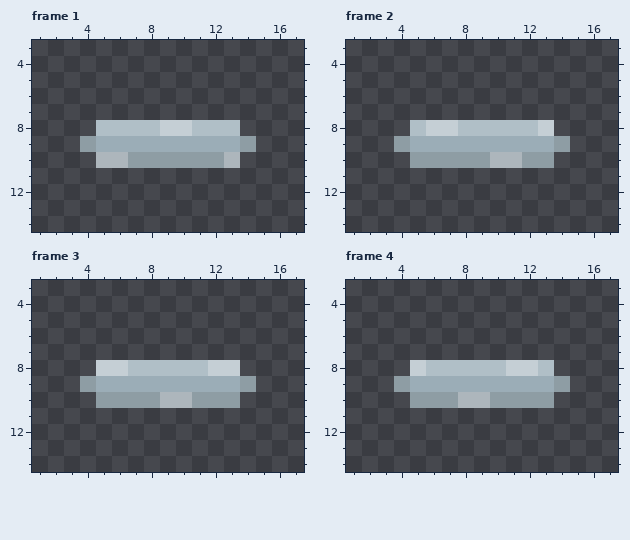
One commit to this pixel-art file: DiscMan/TheDiscItself.aseprite. That is the earlier state.
19x19 pixels, 4 frames. Colours within 5 levels of each other are drawn and written as one. Shown: frame 1: x 1..17, y 3..14; frame 2: x 1..17, y 3..14; frame 3: x 1..17, y 3..14; frame 4: x 1..17, y 3..14.
After the commit:
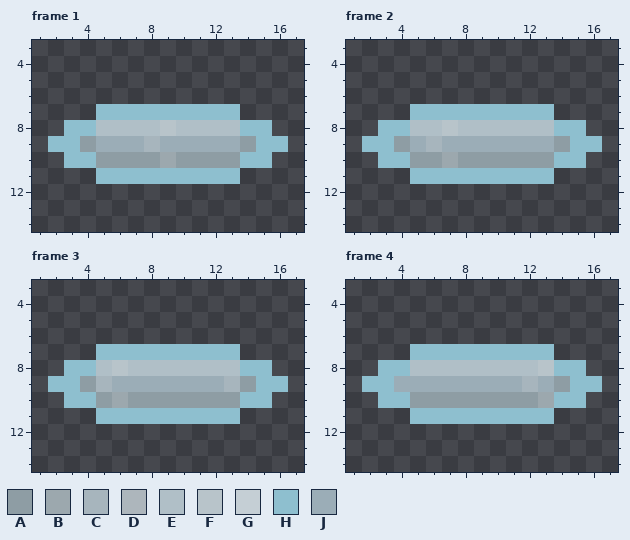
Palette (. is transparent): A #8e9da4  B #9ca8ae  C #a7b5bd  D #adb6bc  E #b0bfc7  F #b8c4ca  G #c5cfd5  H #8ebfcf  J #9badb7
From old to new:
layer "Aura" now shown
layer "Highlights" now hidden
layer "Highlights 2" opacity 18% added
Frame 1:
The author changed colour D to colour A in row 10 at x 5 to 6 and 13.
The author changed colour A to colour B in row 10 at x 9.
The author changed colour J to colour C in row 9 at x 8.
The author changed colour G to colour E in row 8 at x 10.
The author changed colour G to colour F in row 8 at x 9.
Colour H now appears in row 7 at x 5 to 13; in row 8 at x 3 to 4 and 14 to 15; in row 9 at x 2 to 3 and 15 to 16; in row 10 at x 3 to 4 and 14 to 15; in row 11 at x 5 to 13.
Frame 2:
The author changed colour D to colour A in row 10 at x 10 to 11.
The author changed colour A to colour B in row 10 at x 7.
The author changed colour J to colour C in row 9 at x 6.
The author changed colour G to colour E in row 8 at x 6 and 13.
The author changed colour G to colour F in row 8 at x 7.
Colour H now appears in row 7 at x 5 to 13; in row 8 at x 3 to 4 and 14 to 15; in row 9 at x 2 to 3 and 15 to 16; in row 10 at x 3 to 4 and 14 to 15; in row 11 at x 5 to 13.
Frame 3:
The author changed colour D to colour A in row 10 at x 9 to 10.
The author changed colour A to colour B in row 10 at x 6.
The author changed colour J to colour C in row 9 at x 5 and 13.
The author changed colour G to colour E in row 8 at x 5 and 12 to 13.
The author changed colour G to colour F in row 8 at x 6.
Colour H now appears in row 7 at x 5 to 13; in row 8 at x 3 to 4 and 14 to 15; in row 9 at x 2 to 3 and 15 to 16; in row 10 at x 3 to 4 and 14 to 15; in row 11 at x 5 to 13.
Frame 4:
The author changed colour D to colour A in row 10 at x 8 to 9.
The author changed colour A to colour B in row 10 at x 13.
The author changed colour J to colour C in row 9 at x 12.
The author changed colour G to colour E in row 8 at x 5 and 11 to 12.
The author changed colour E to colour F in row 8 at x 13.
Colour H now appears in row 7 at x 5 to 13; in row 8 at x 3 to 4 and 14 to 15; in row 9 at x 2 to 3 and 15 to 16; in row 10 at x 3 to 4 and 14 to 15; in row 11 at x 5 to 13.
The author changed colour A to colour J in row 9 at x 4.
Boxes around the changes in both pictures, in picture pixels (x1, y1, x2, y2):
changed: (48, 104, 288, 184)
changed: (362, 104, 602, 184)
changed: (48, 344, 288, 424)
changed: (362, 344, 602, 424)
